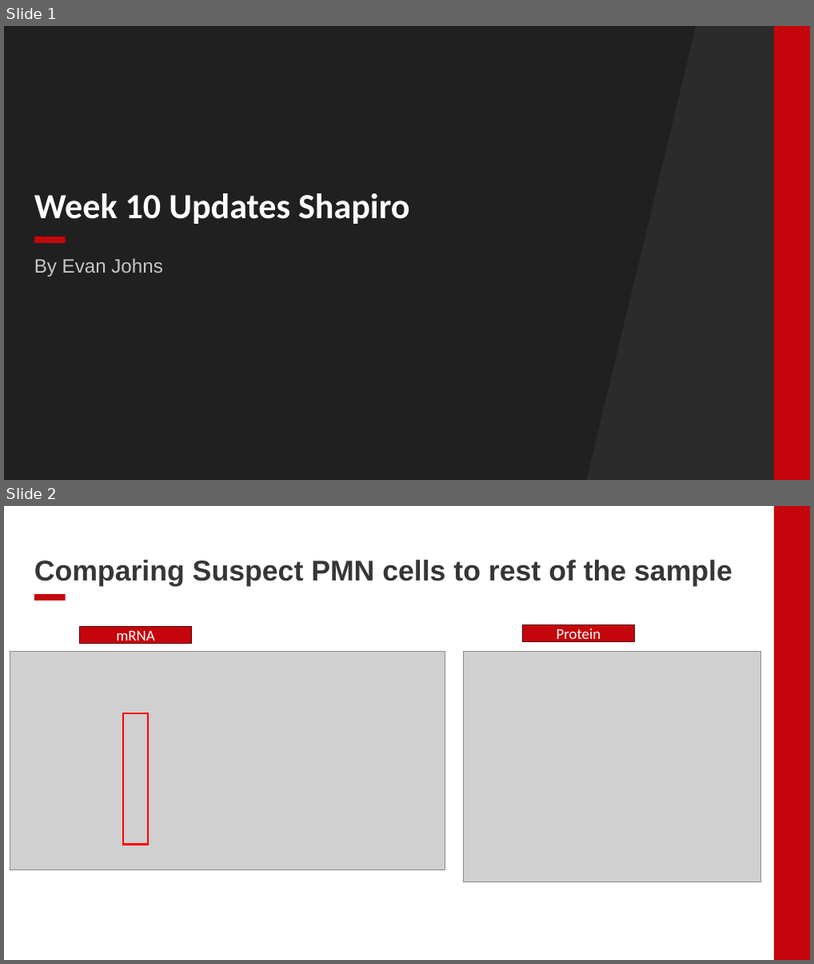
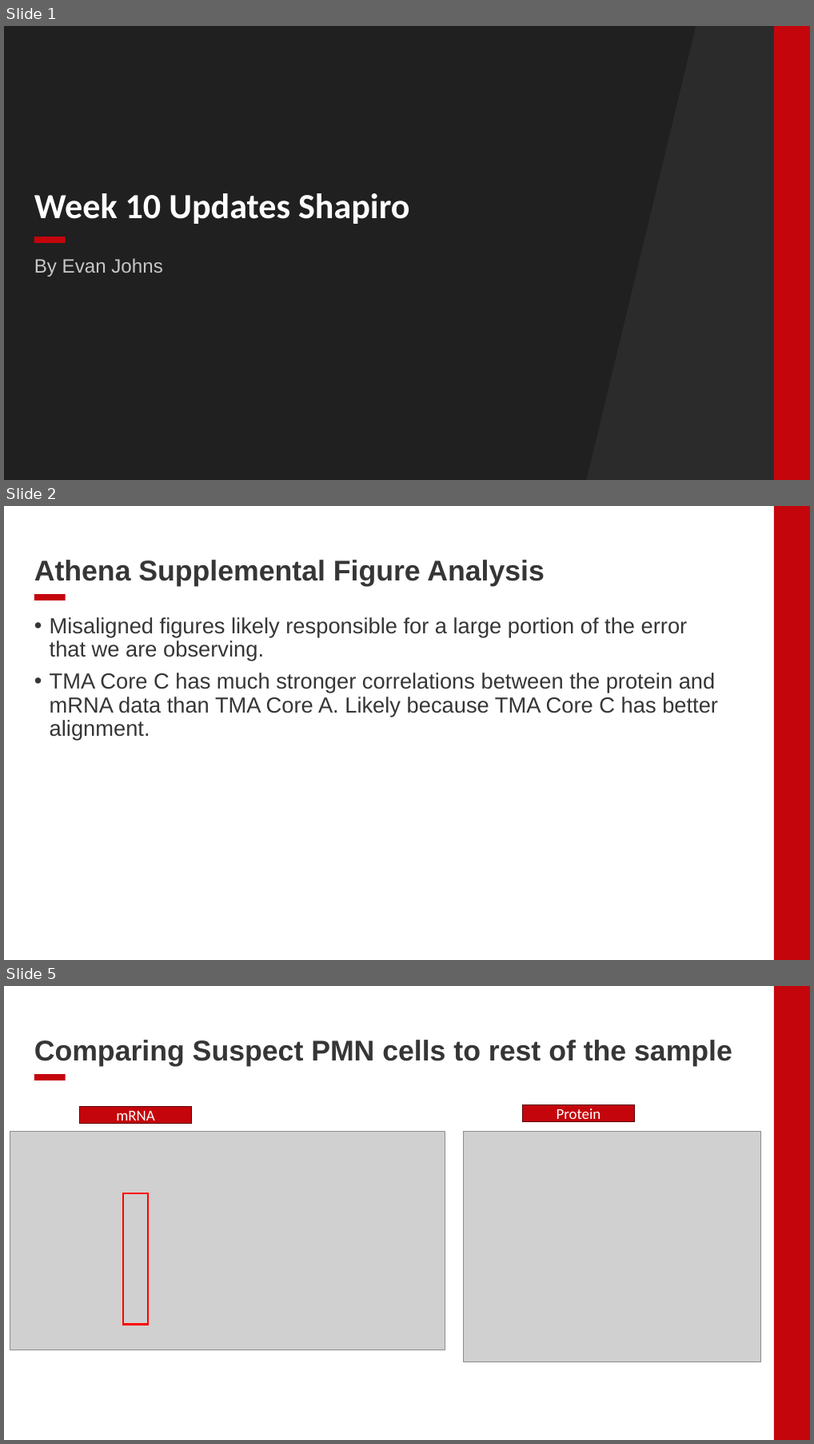
Before and after one commit to EDJohns/2025-Dinh-Lab-Research-Project, a slide deck: Shapiro 2025 Project/Weekly Updates/Week 10 Updates.pptx. Shown one above the other, each under a label of ours: slides 1 and 2 before the commit, slides 1, 2 and 5 after it; the slides between them are not shown. The pictures are 814x964 and 814x1444 pixels, drawn with LibreOffice and Linux fonts; fonts in the diff are those of the drawing; grey boxes stand for pictures; background and template pictures are left out; a plain dark background stands for a picture behind light text. Boxes give left, top, right and bottom in pixels: in the first picture for what was removed or moved away, otherwise in the second. Text is boxed around its words. In the diff, an @@ line names an element or a change of style, - is before the commit and + after.

```diff
--- a/Shapiro 2025 Project/Weekly Updates/Week 10 Updates.pptx
+++ b/Shapiro 2025 Project/Weekly Updates/Week 10 Updates.pptx
@@ slide 2 added at (4, 506, 810, 960), background #FFFFFF; not listed: 2 template elements that a slide beside it also shows @@
@@ title added at (34, 560, 545, 586), 34 pt, text #363636, bold @@
+Athena Supplemental Figure Analysis
@@ text added at (50, 617, 718, 716), 26 pt, text #363636 @@
+• Misaligned figures likely responsible for a large portion of the error that we are observing.
+• TMA Core C has much stronger correlations between the protein and mRNA data than TMA Core A. Likely because TMA Core C has better alignment.
@@ what was slide 2 is now slide 5 @@
```
Also in this commit, not shown: 10 other slides added, 8 other files.
